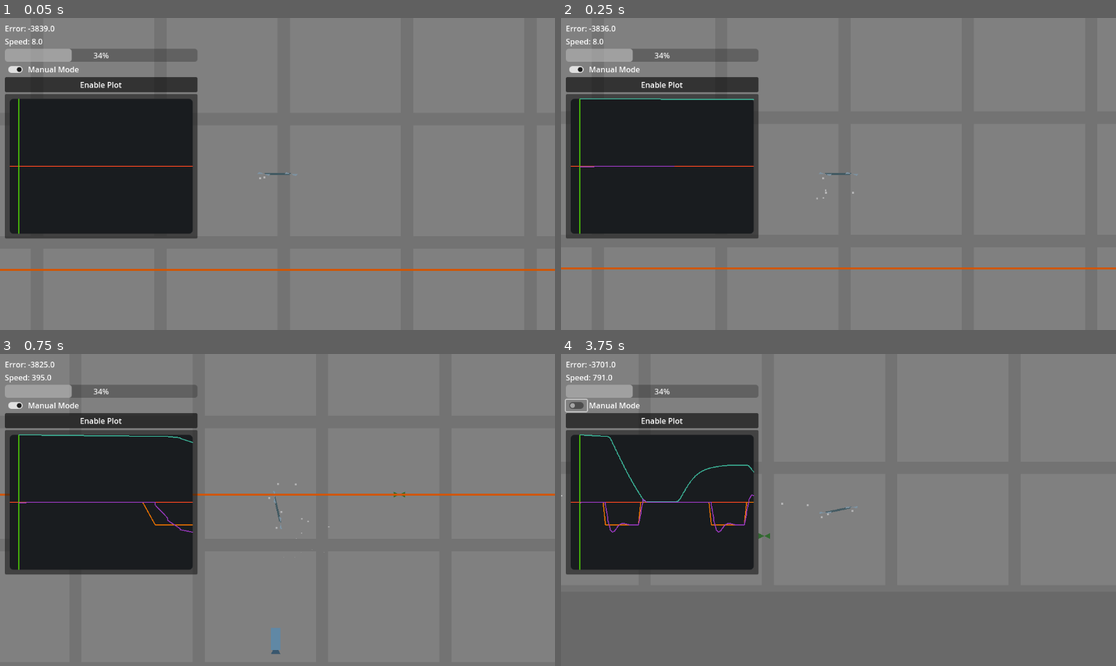
Above: before the commit, frames 1-4 (two rows, left to right).
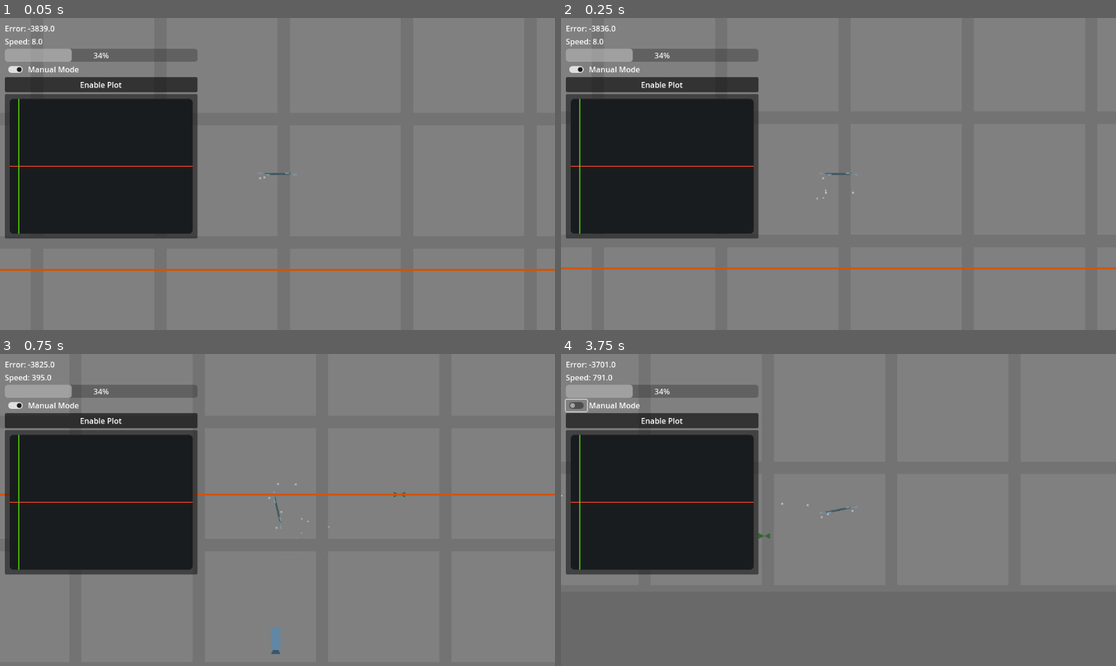
Above: after the commit, the same moments.

Repository: NattHerman/control
Game: Godot game, scene res://main.tscn
Same seed, same stepped clock (60 frames per second), same inputs: the game is played once before the commit and once after it. The engine's default icon, where the game draws it, is replaced by a stand-in: a white triangle on a blue panel in a dark square.
Inputs (mouse positions are in pixels of both pictures, inside the frame that each line leads up to):
- Up to frame 1 (0.05 s): no input
- Up to frame 2 (0.25 s): no input
- Up to frame 3 (0.75 s): tap Enter (ui_accept) at 0.5 s; move the mouse to (399, 494) at 0.52 s; hold D (lean_right) from 0.53 s (still down); tap S (decrease_propulsion) at 0.6 s; click (399, 494) at 0.67 s
- Up to frame 4 (3.75 s): tap Enter (ui_accept) at 0.77 s; release D (lean_right) at 1.25 s; drag from (727, 525) to (810, 572) at 1.27 s; click (577, 407) at 2 s; move the mouse to (894, 441) at 2.77 s; hold D (lean_right) 2.78-3.5 s; hold Shift (pan_speed_increase) 2.78-3.5 s; drag from (810, 572) to (672, 463) at 3.52 s

Frame 1 is identical in both runs. In frame 2, 0.2% of the frame differs, in the area x 3-35%, y 25-48%; in frame 3, 0.3%; in frame 4, 0.5%, in the area x 3-35%, y 25-58%.
Error after the commit: Invalid access to property or key 'x_position_data' on a base object of type 'Node (ui_values.gd)'. (res://ui/ui.gd:16)

Commit message:
work on dataSeries

Diff:
--- a/plot/data_series.gd
+++ b/plot/data_series.gd
@@ -16,18 +16,20 @@
 var min_x: float = 0
 
 var scale: Vector2 = Vector2(10000, 10000)
-
+var use_external_scale: bool = false
 
 func _init(
 		_name: StringName,
 		_data: PackedVector2Array,
 		_color: Color = Color(0.681, 0.668, 0.944, 1.0),
 		_scale: Vector2 = Vector2(10000, 10000),
+		_use_external_scale: bool = false
 	) -> void:
 	name = _name
 	data = _data
 	color = _color
 	scale = _scale
+	use_external_scale = _use_external_scale
 
 
 func _to_string() -> String:
@@ -65,10 +67,10 @@
 			min_y = point.y
 
 
-func get_scaled():
+func get_scaled(_scale: Vector2 = scale):
 	var scaled_data: PackedVector2Array = data.duplicate()
 
 	for i in scaled_data.size():
-		scaled_data[i] *= scale
+		scaled_data[i] *= _scale
 
 	return scaled_data
--- a/plot/plot.gd
+++ b/plot/plot.gd
@@ -86,6 +86,32 @@
 	]
 
 
+## Scale data using the DataSeries [code]scale[/code] property
+func scale_data(data_series: DataSeries):
+	# Change scale to fit data on x-axis
+	var x_space = plot_size.x * (1 - origin_offset.x)
+	if data_series.max_x * data_series.scale.x > x_space:
+		data_series.scale.x = x_space / abs(data_series.max_x)
+
+	# Change scale to fit data on y-axis
+	var y_space = plot_size.y * (1 - origin_offset.y)
+	if (data_series.max_y * data_series.scale.y) > y_space or (abs(data_series.min_y) * data_series.scale.y) > y_space:
+		data_series.scale.y = y_space / max(abs(data_series.max_y),abs(data_series.min_y))
+
+
+## Scale data using the plot_scale property in this scope
+func scale_data_external(data_series: DataSeries):
+	# Change scale to fit data on x-axis
+	var x_space = plot_size.x * (1 - origin_offset.x)
+	if data_series.max_x * plot_scale.x > x_space:
+		plot_scale.x = x_space / abs(data_series.max_x)
+
+	# Change scale to fit data on y-axis
+	var y_space = plot_size.y * (1 - origin_offset.y)
+	if (data_series.max_y * plot_scale.y) > y_space or (abs(data_series.min_y) * plot_scale.y) > y_space:
+		plot_scale.y = y_space / max(abs(data_series.max_y),abs(data_series.min_y))
+
+
 func update_data_lines() -> void:
 	for data_name in data_series_dict.keys():
 		var data_series: DataSeries = data_series_dict[data_name]
@@ -104,20 +130,31 @@
 			_line_container.add_child(line)
 			line.owner = _line_container
 
-		# Change scale to fit data on x-axis
-		var x_space = plot_size.x * (1 - origin_offset.x)
-		if data_series.max_x * data_series.scale.x > x_space:
-			data_series.scale.x = x_space / abs(data_series.max_x)
+		## Change scale to fit data on x-axis
+		#var x_space = plot_size.x * (1 - origin_offset.x)
+		#if data_series.use_external_scale and false:
+			#if data_series.max_x * plot_scale.x > x_space:
+				#plot_scale.x = x_space / abs(data_series.max_x)
+		#else:
+			#if data_series.max_x * data_series.scale.x > x_space:
+				#data_series.scale.x = x_space / abs(data_series.max_x)
+		#
+		## Change scale to fit data on y-axis
+		#var y_space = plot_size.y * (1 - origin_offset.y)
+		#if (data_series.max_y * data_series.scale.y) > y_space or (abs(data_series.min_y) * data_series.scale.y) > y_space:
+			#data_series.scale.y = y_space / max(abs(data_series.max_y),abs(data_series.min_y))
 
-		# Change scale to fit data on y-axis
-		var y_space = plot_size.y * (1 - origin_offset.y)
-		if (data_series.max_y * data_series.scale.y) > y_space or (abs(data_series.min_y) * data_series.scale.y) > y_space:
-			data_series.scale.y = y_space / max(abs(data_series.max_y),abs(data_series.min_y))
+		if data_series.use_external_scale:
+			scale_data_external(data_series)
+			line.points = data_series.get_scaled(plot_scale)
+		else:
+			scale_data(data_series)
+			line.points = data_series.get_scaled()
 
-		line.points = data_series.get_scaled()
 
 func _ready() -> void:
 	# Wait untill AFTER the first frame has been drawn
+	# So that get_rect() doesnt return 0.
 	await get_tree().process_frame
 	await get_tree().process_frame
 
--- a/ui/ui.gd
+++ b/ui/ui.gd
@@ -13,12 +13,17 @@
 
 
 func _ready() -> void:
-	plot.set_data(ui_values.position_data)
-	plot.set_data(ui_values.angle_ref_data)
-	plot.set_data(ui_values.angle_data)
+	plot.set_data(ui_values.x_position_data)
+	plot.set_data(ui_values.x_reference_data)
+	plot.set_data(ui_values.y_position_data)
+	plot.set_data(ui_values.y_reference_data)
+
+	#plot.set_data(ui_values.angle_ref_data)
+	#plot.set_data(ui_values.angle_data)
 	#plot.add_haxis(1280*3, Color("#ffcc6b"))
 	#plot.add_vaxis(100, Color("#ffcc6b") * 0.5)
 	plot.visible = %TogglePlot.button_pressed
+	%ManualModeToggle.button_pressed = ui_values.manual_mode
 
 
 func _on_toggle_plot_toggled(toggled_on: bool) -> void:
--- a/ui/ui.tscn
+++ b/ui/ui.tscn
@@ -42,6 +42,7 @@
 layout_mode = 2
 
 [node name="ManualModeToggle" type="CheckButton" parent="MarginContainer/VBoxContainer/HBoxContainer"]
+unique_name_in_owner = true
 layout_mode = 2
 button_pressed = true
 
